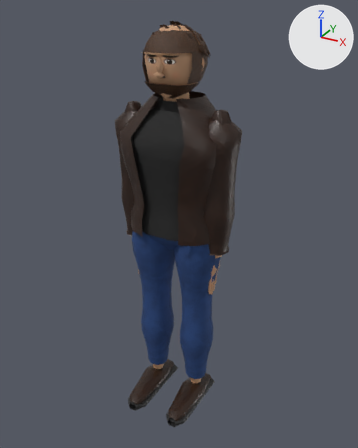
The glTF model games/fighter/assets/models/crowd3.glb as it was, and as the next commit left it.
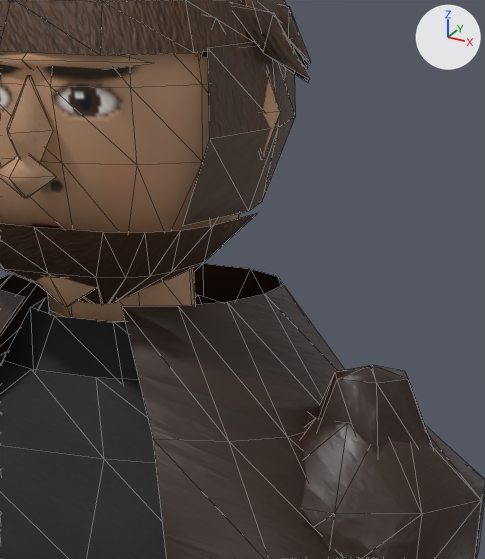
The first picture shows the older version from a 50 mm camera at (1.038, -1.863, 1.899) aimed at (0.018, -0.008, 0.971). The close-ups show the older and then the newer version on the part from 43% to 68% of the width and 10% to 32% of the height of that picture. Only the edits that show in the close-ups are written down. Lighting does not change. The marker at upper right points along +X, +Y and +Z. The close-ups show mesh edges as thin lines. Vertices at exactly the same position are counted once.

The first close-up shows 'BodyCloth', 'BodyHair', 'BodyLeather', 'BodySkin'.
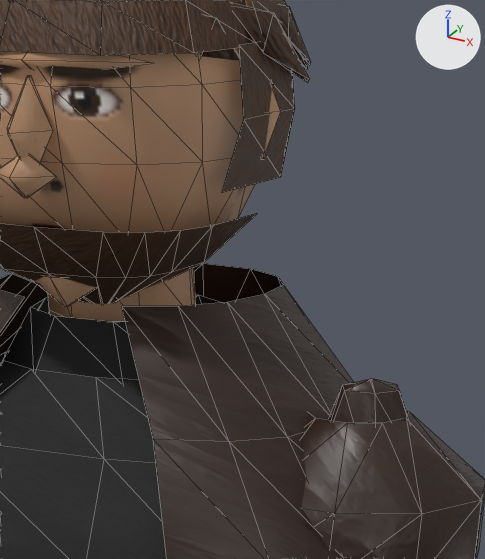
Where the change shows, as pixel boxes [x1, y1, x2, y2] in the close-ups (485 x 559 px; the box of a moved part takes in the faces that stretch with it):
part 1 of me_crowd3_leather, moved or reshaped: before [317, 365, 432, 456]; after [329, 379, 410, 423]
part 2 of me_crowd3_hair, moved or reshaped: before [183, 40, 296, 226]; after [222, 37, 295, 192]

What changed in the scene script:
```text
Change me_crowd3_leather:
    where me_crowd3_leather.from_pydata(...)  # 473 vertices, 812 faces; spans x -0.3..0.3, y -0.25..0.18, z 0.02..1.55
    used by ob_bodyleather; location = (0.0, 0.0, 0.0)
    me_crowd3_leather part 1: the loose piece of 24 vertices spanning x 0.15..0.28, y -0.06..0.05, z 1.37..1.52 is scaled about its middle by (0.78, 0.776, 0.865)
Change me_crowd3_hair:
    where me_crowd3_hair.from_pydata(...)  # 348 vertices, 458 faces; spans x -0.132..0.132, y -0.136..0.151, z 1.544..1.847
    used by ob_bodyhair; location = (0.0, 0.0, 0.0)
    me_crowd3_hair part 2: 24 of 348 vertices moved; they spanned x -0.127..0.125, y -0.082..0.126, z 1.617..1.738 and now span x -0.125..0.125, y -0.056..0.128, z 1.638..1.738; mean shift (0.001, 0.02, 0.011); largest move (0.103, 0.008, 1.617) -> (0.113, 0.041, 1.638)
```
